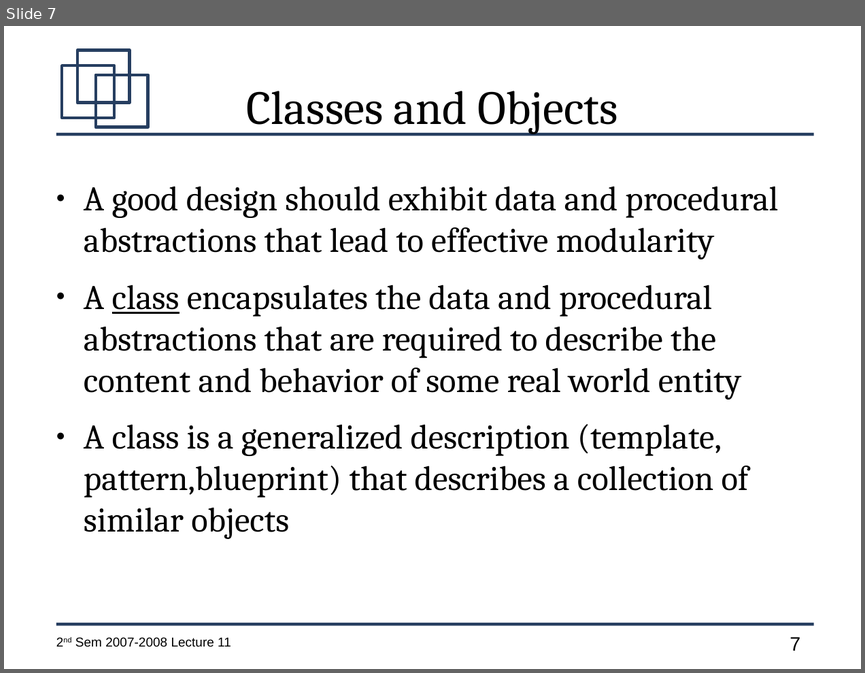
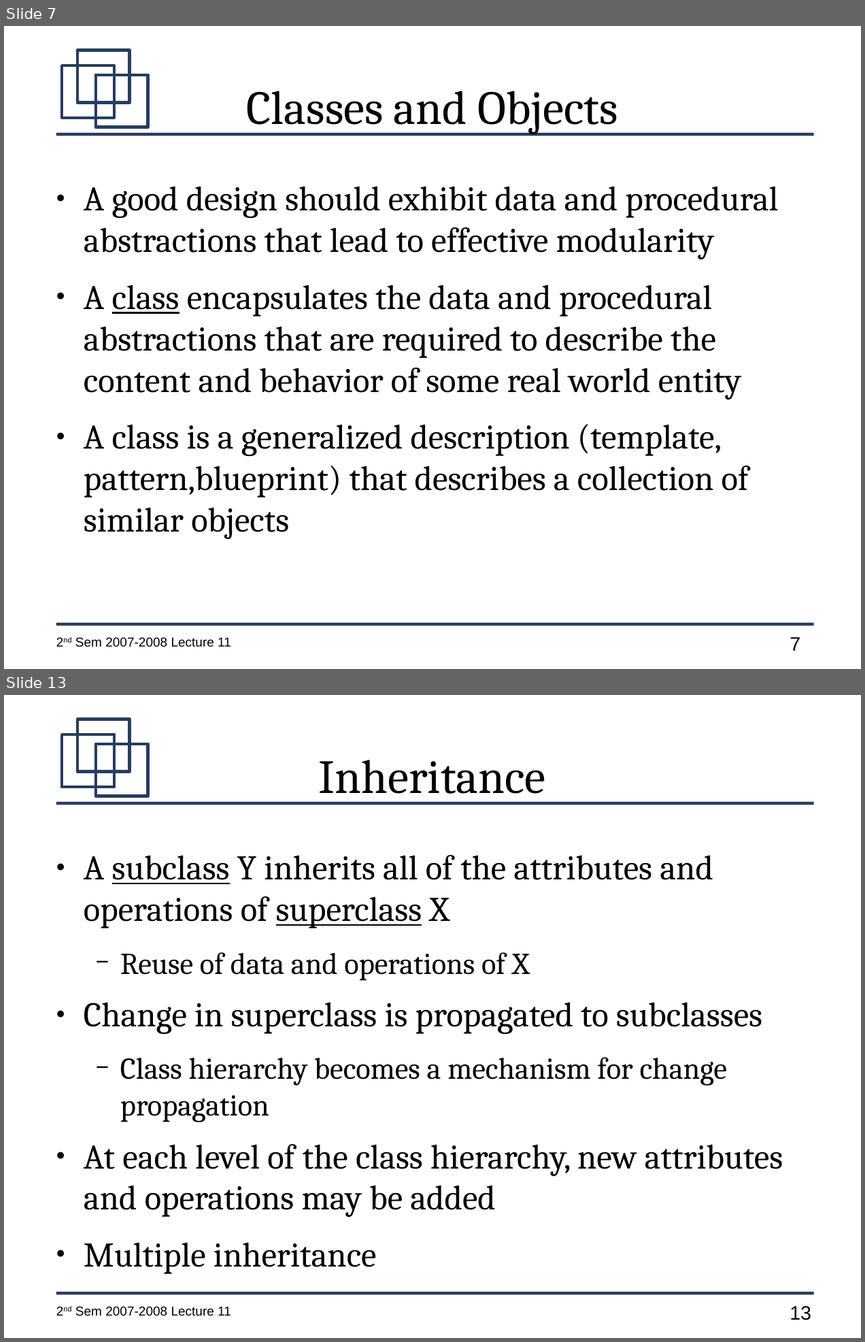
Before and after one commit to jachermocilla/jach-homepage, a slide deck: CMSC128-2nd-Sem-2007-L11.odp. Shown one above the other, each under a label of ours: slide 7 before the commit, slides 7 and 13 after it; the slides between them are not shown. The pictures are 865x673 and 865x1342 pixels, drawn with LibreOffice and Linux fonts; fonts in the diff are those of the drawing. Boxes give left, top, right and bottom in pixels: in the first picture for what was removed or moved away, otherwise in the second. Text is boxed around its words. In the diff, an @@ line names an element or a change of style, - is before the commit and + after.

```diff
--- a/CMSC128-2nd-Sem-2007-L11.odp
+++ b/CMSC128-2nd-Sem-2007-L11.odp
@@ slide 13 added at (4, 695, 861, 1338), background #FFFFFF; not listed: 7 template elements that a slide beside it also shows @@
@@ title added at (319, 760, 546, 803), 44 pt, text #000000 @@
+Inheritance
@@ text added at (84, 855, 783, 1274), 32 pt, text #000000 @@
+● A subclass Y inherits all of the attributes and operations of superclass X
+  − Reuse of data and operations of X
+● Change in superclass is propagated to subclasses
+  − Class hierarchy becomes a mechanism for change propagation
+● At each level of the class hierarchy, new attributes and operations may be added
+● Multiple inheritance
```
Also in this commit, not shown: 17 other slides added, 1 slide removed.
